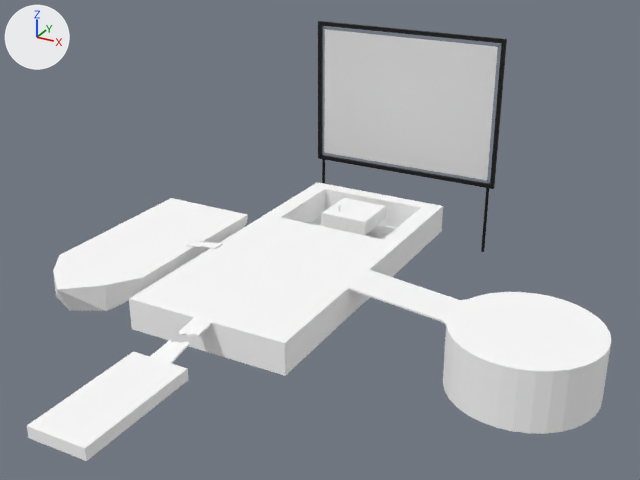
A saved change to the glTF model TutorialDock.glb.
Both versions are drawn from a camera (50 mm lens) standing at (52.4, -53.7, 48.2) and looking at (6.4, 30.0, 6.4). Every picture has the same lights, and +X, +Y and +Z are marked at upper left. Where no turn or scale is listed for an object, it has been applied to the vertices. Vertices at the same position are counted once.

Objects in the first picture: 'Center', 'Dock', 'Frame.001', 'Island', 'Screen.001', 'Stage', 'Stand.001', 'TradeBoat'.
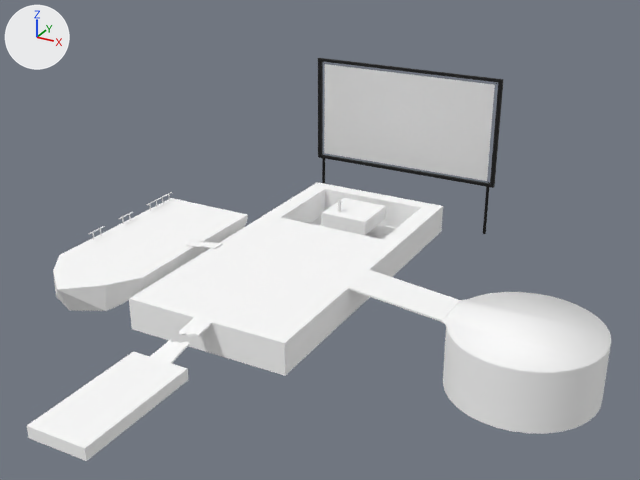
Pixel boxes (x1, y1, x2, y2) of what changed, in the pictures (640 x 480 px):
'Screen.001', reshaped, moved (22% shorter)
    before: (324, 29, 498, 180)
    after: (324, 64, 495, 181)
'Frame.001', mesh rescaled, moved (22% shorter)
    before: (318, 21, 507, 189)
    after: (318, 58, 504, 188)
'Stand.001', moved
    before: (322, 159, 489, 252)
    after: (322, 158, 489, 234)
'BoatFence', added
    after: (146, 192, 172, 211)
part 3 of me_cube_003, shading changed
    both: (443, 292, 611, 434)

Patch to the scene script:
```diff
--- a/TutorialDock.glb.py
+++ b/TutorialDock.glb.py
@@ me_cube_009 @@
 me_cube_009.from_pydata(...)  # 560 vertices, 872 faces; spans x -15.0..15.0, y -0.2..0.4, z -11.1..11.1
 # used by ob_frame_001; location = (0.0, 68.4, 12.9)
+# me_cube_009 part 1: the whole mesh is scaled about its middle by (1, 1, 0.734), then moved by (0.0, 0.0, -1.0)
 me_cube_009.materials.append(mat_steel)
@@ me_cube_008 @@
 me_cube_008.from_pydata(...)  # 4 vertices, 2 faces; spans x -13.9..13.9, y 0.0, z -10.0..10.0
 # used by ob_screen_001; location = (0.0, 68.4, 12.9)
-me_cube_008.vertices[0].co = (-13.9, 0.0, 10.0)  # pixel (324, 29)
-me_cube_008.vertices[1].co = (-13.9, 0.0, -10.0)  # pixel (324, 152)
-me_cube_008.vertices[2].co = (13.9, 0.0, -10.0)  # pixel (487, 180)
-me_cube_008.vertices[3].co = (13.9, 0.0, 10.0)  # pixel (497, 46)
+# me_cube_008 part 2
+me_cube_008.vertices[0].co = (-13.9, 0.0, 6.3)  # pixel (324, 64)
+me_cube_008.vertices[1].co = (-13.9, 0.0, -8.3)  # pixel (324, 153)
+me_cube_008.vertices[2].co = (13.9, 0.0, -8.3)  # pixel (487, 180)
+me_cube_008.vertices[3].co = (13.9, 0.0, 6.3)  # pixel (494, 84)
 me_cube_008.materials.append(mat_white)
@@ me_cube_003 @@
 me_cube_003.from_pydata(...)  # 106 vertices, 178 faces; spans x 22.2..40.0, y 1.5..19.2, z -7.6..0.0
 # used by ob_island; location = (0.0, 22.3, 0.0)
+# me_cube_003 part 3: all faces are now shaded smooth (156 of 178 changed)
 me_cube_003.materials.append(mat_groundgrassfieldgreen001_1k_003)
@@ me_cylinder_003 @@
+me_cylinder_003.from_pydata(...)  # 276 vertices, 418 faces; spans x -0.1..0.1, y -2.94..2.94, z -0.38..0.76
@@ ob_frame_001 @@
 ob_frame_001 = bpy.data.objects.new('Frame.001', me_cube_009)
-ob_frame_001.location = (0.0, 68.4, 12.9)
+ob_frame_001.location = (0.0, 68.4, 11.2)
@@ ob_screen_001 @@
 ob_screen_001 = bpy.data.objects.new('Screen.001', me_cube_008)
-ob_screen_001.location = (0.0, 68.4, 12.9)
+ob_screen_001.location = (0.0, 68.4, 11.2)
@@ ob_stand_001 @@
 ob_stand_001 = bpy.data.objects.new('Stand.001', me_cylinder_002)
-ob_stand_001.location = (0.0, 68.4, 1.5)
+ob_stand_001.location = (0.0, 68.4, -0.3)
@@ ob_boatfence @@
+ob_boatfence = bpy.data.objects.new('BoatFence', me_cylinder_003)
+ob_boatfence.location = (-26.5, 41.3, 1.0)
```
